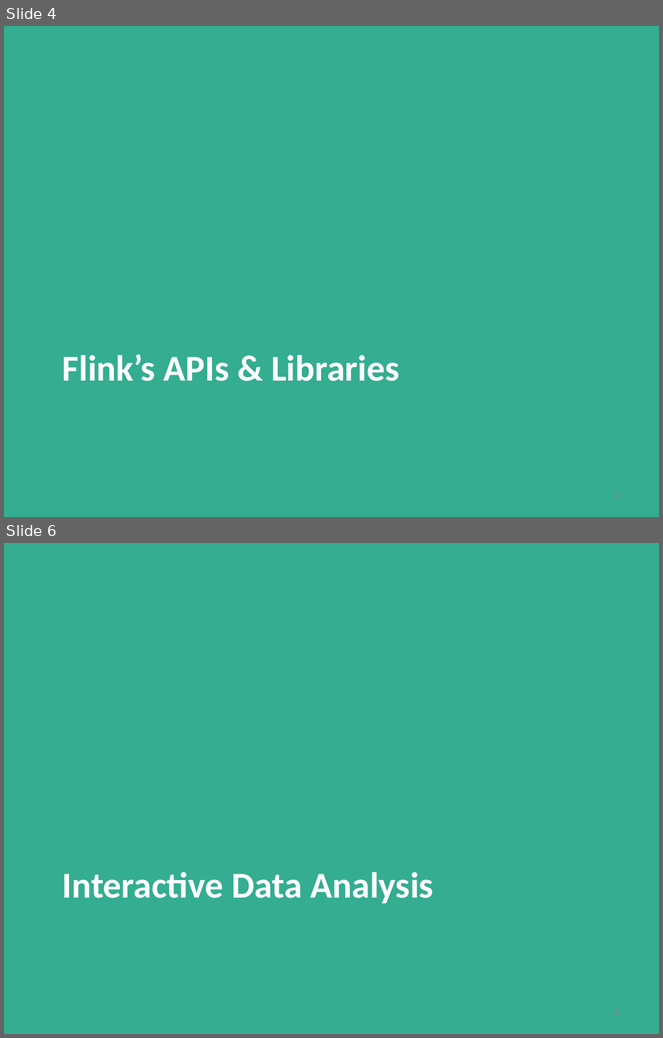
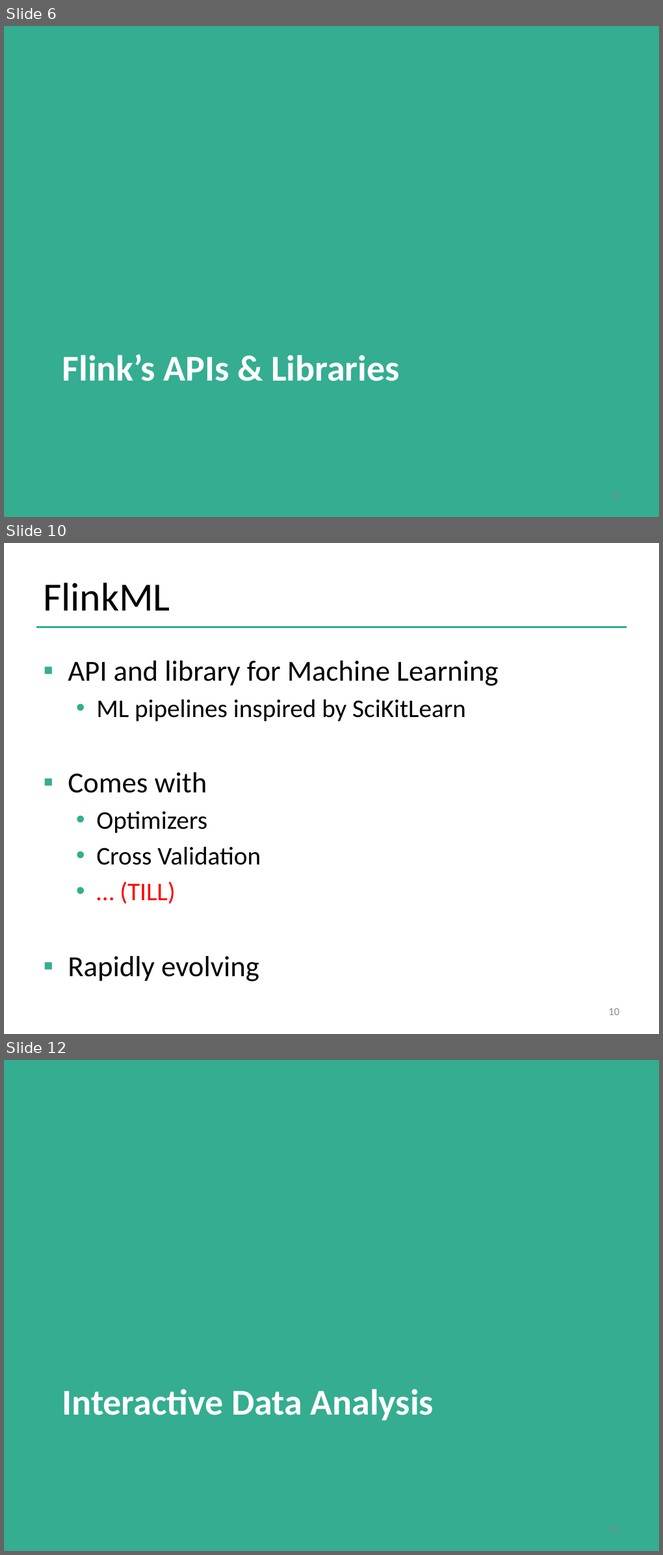
Before and after one commit to dataArtisans/flink-training-web, a slide deck: slides/closing.pptx. Shown one above the other, each under a label of ours: slides 4 and 6 before the commit, slides 6, 10 and 12 after it; the slides between them are not shown. The pictures are 663x1038 and 663x1555 pixels, drawn with LibreOffice and Linux fonts; fonts in the diff are those of the drawing; background and template pictures are left out. Boxes give left, top, right and bottom in pixels: in the first picture for what was removed or moved away, otherwise in the second. Text is boxed around its words. In the diff, an @@ line names an element or a change of style, - is before the commit and + after.

```diff
--- a/slides/closing.pptx
+++ b/slides/closing.pptx
@@ slide 10 added at bbox=[4, 543, 659, 1034], background #FFFFFF @@
@@ title added at bbox=[43, 583, 170, 611], 44 pt, text #000000 @@
+FlinkML
@@ line added from (36, 627) to (627, 627), #34AD91 2 pt @@
@@ text added at bbox=[68, 661, 499, 982], 28 pt, text #000000 @@
+▪ API and library for Machine Learning
+  • ML pipelines inspired by SciKitLearn
+▪ Comes with
+  • Optimizers
+  • Cross Validation
+  • … (TILL)
+▪ Rapidly evolving
@@ page number added at bbox=[608, 1008, 620, 1016], 12 pt, text #8C8C8C @@
+10
@@ what was slide 4 is now slide 6 @@
@@ what was slide 6 is now slide 12 @@
```
Also in this commit, not shown: 1 slide changed, 7 other slides added, 2 slides removed.
